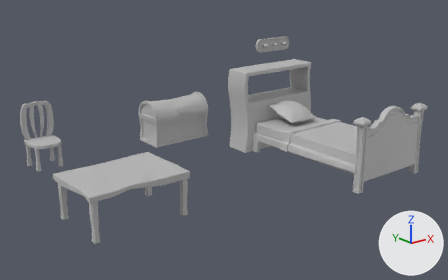
What one commit did to the FBX model Assets/04_Models/Chambre_Fille/Lit_Manteau_Coffre_Table.fbx.
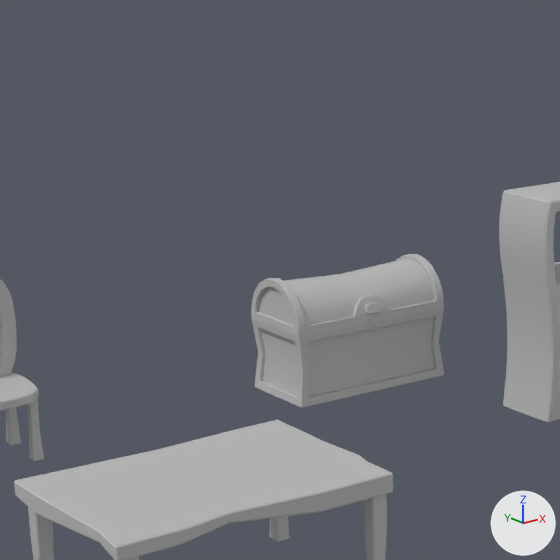
Each version is shown whole from a 50 mm lens placed at (-5.54, -11.31, 2.73), pointed at (-0.62, -5.16, 0.27), then close up on the part from 11% to 56% of the width and 0% to 72% of the height. The axes (+X, +Y, +Z) are drawn at lower right. The lights are the same throughout. Where no turn or scale is listed for an object, it has been applied to the vertices.

Objects in the first close-up: 'Bois_De_Lit', 'Chaise', 'Coffre', 'Couvercle', 'Table'.
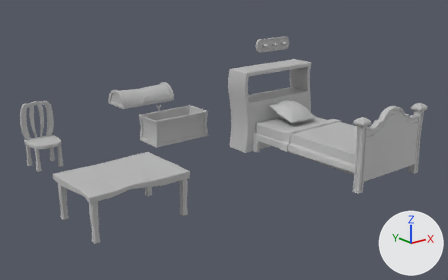
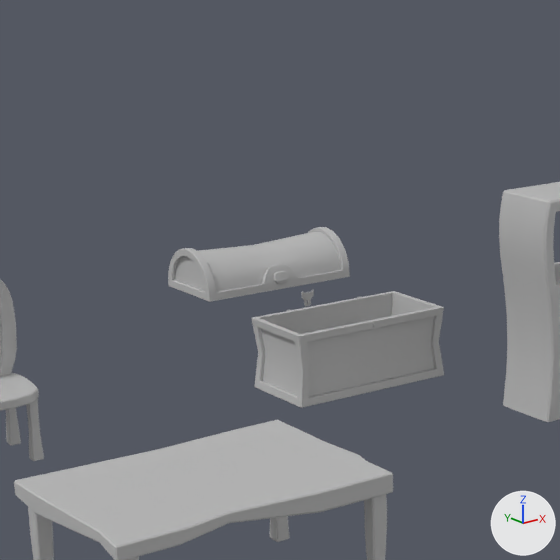
Changed parts and their boxes (x1, y1, x2, y2) in the close-ups (560 x 560 px):
'Couvercle', moved: before (251, 254, 444, 336); after (168, 227, 350, 302)

Patch to the scene script:
```diff
--- a/Assets/04_Models/Chambre_Fille/Lit_Manteau_Coffre_Table.fbx.py
+++ b/Assets/04_Models/Chambre_Fille/Lit_Manteau_Coffre_Table.fbx.py
@@ ob_couvercle @@
 ob_couvercle = bpy.data.objects.new('Couvercle', me_mesh_007)
-ob_couvercle.location = (-0.585, -3.699, 0.382)
+ob_couvercle.location = (-0.585, -2.804, 0.382)
```
